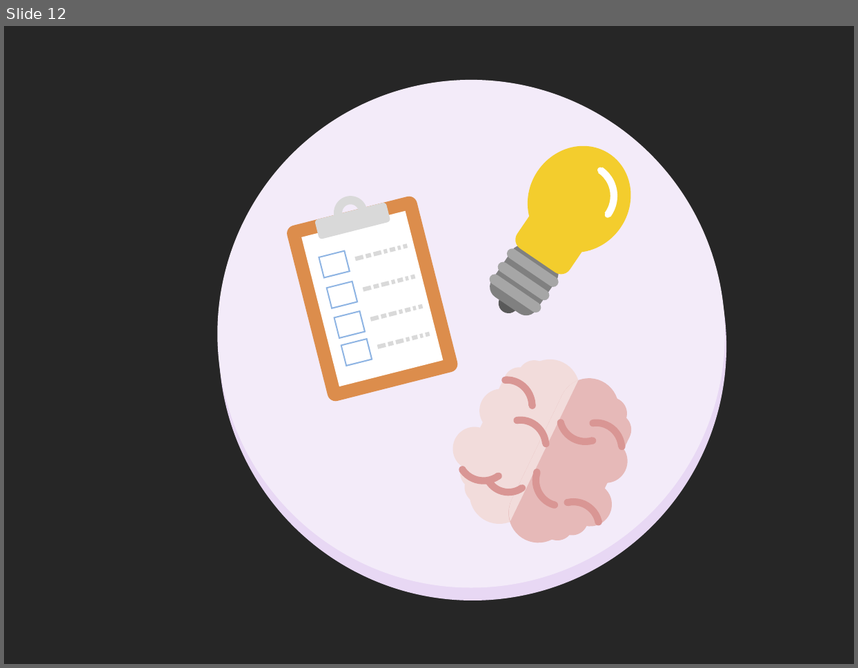
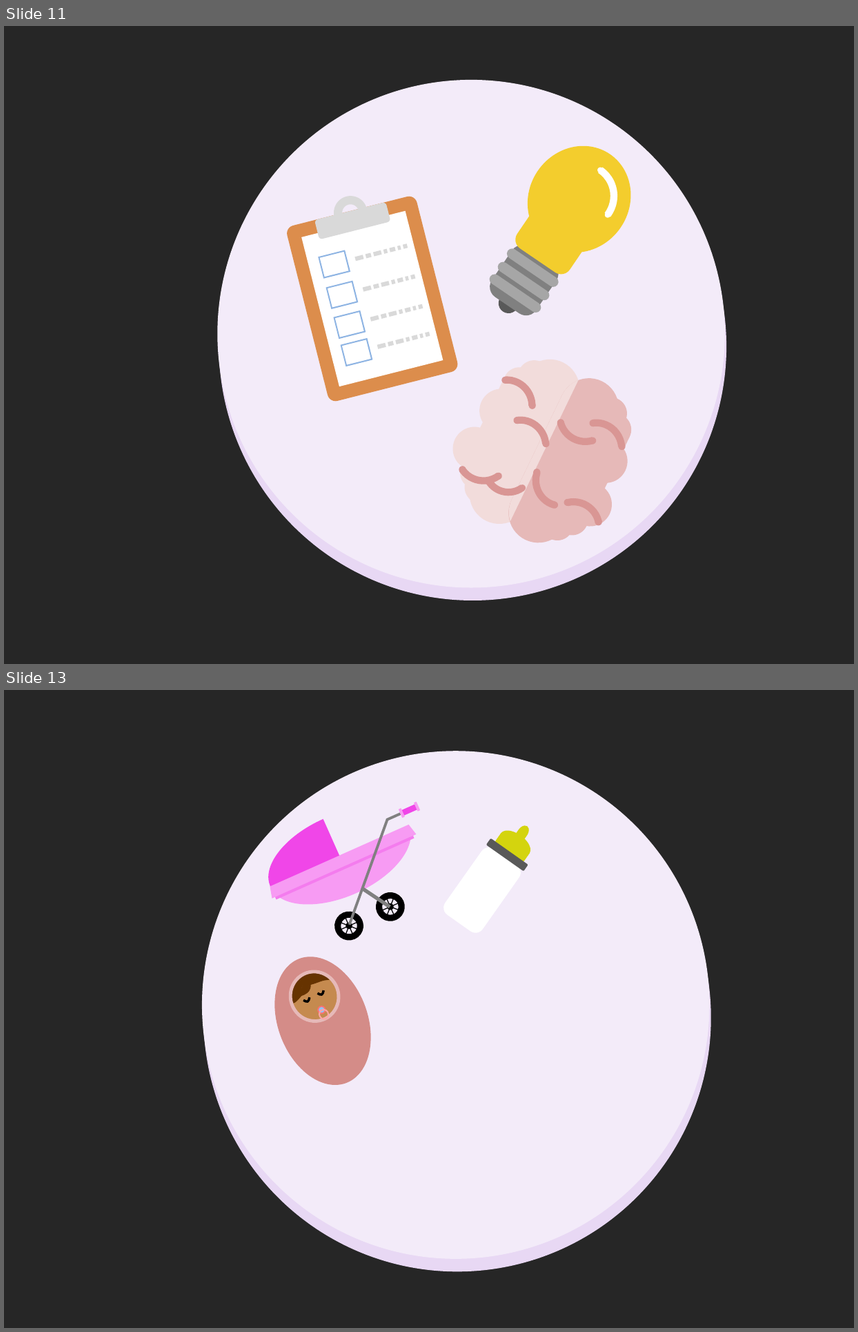
Before and after one commit to gustavogitzel/Discussex, a slide deck: Rascunhos/Logo - PP2.pptx. Shown one above the other, each under a label of ours: slide 12 before the commit, slides 11 and 13 after it; the slides between them are not shown. The pictures are 858x668 and 858x1332 pixels, drawn with LibreOffice and Linux fonts; fonts in the diff are those of the drawing. Boxes give left, top, right and bottom in pixels: in the first picture for what was removed or moved away, otherwise in the second. Text is boxed around its words. In the diff, an @@ line names an element or a change of style, - is before the commit and + after.

```diff
--- a/Rascunhos/Logo - PP2.pptx
+++ b/Rascunhos/Logo - PP2.pptx
@@ slide 13 added at <box>4,690,854,1328</box>, background #262626 @@
@@ ellipse added at <box>202,751,710,1259</box>, fill #F3EBF9 @@
@@ ellipse added at <box>204,764,711,1272</box>, fill #E8D8F4 @@
@@ group added at <box>254,789,425,943</box>: 8 lines, 4 rectangles, 3 rounded rectangles, 2 freeform shapes, 2 ellipses, 2 donuts, 1 trapezoid @@
@@ group added at <box>441,824,535,936</box>: 2 rounded rectangles, 2 flow chart delays, 1 rectangle @@
@@ group added at <box>257,943,388,1098</box>: 5 freeform shapes, 4 ellipses, 2 donuts @@
@@ what was slide 12 is now slide 11 @@
```
Also in this commit, not shown: 1 other slide added, 2 slides removed, 1 other file.
